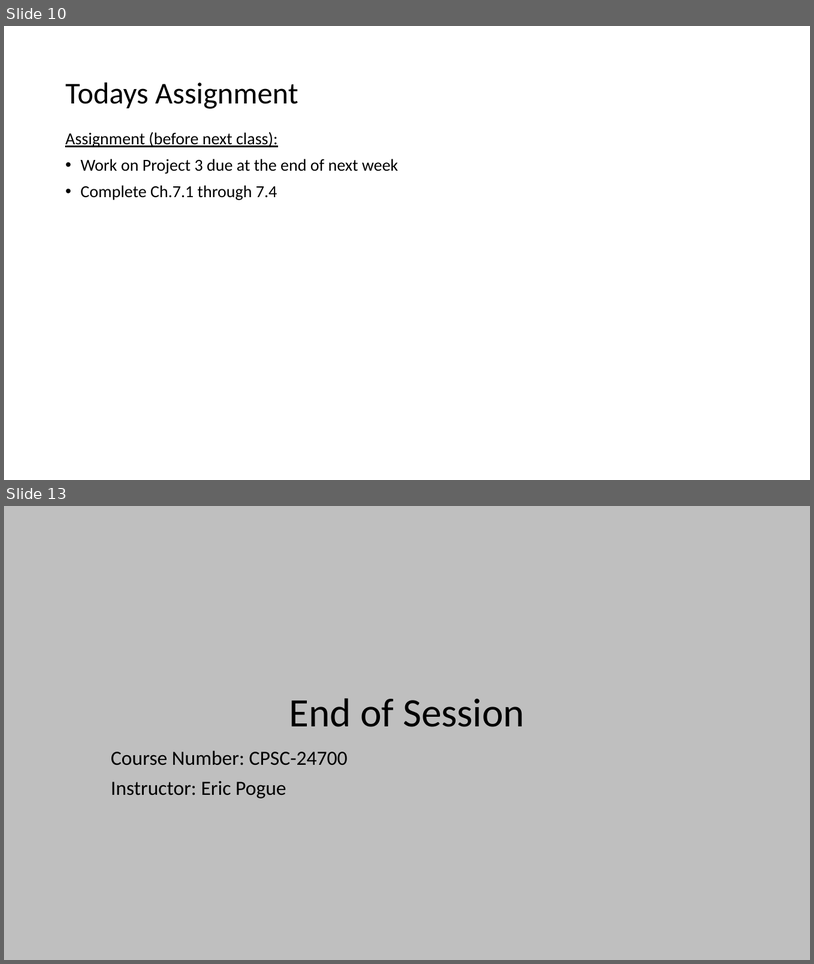
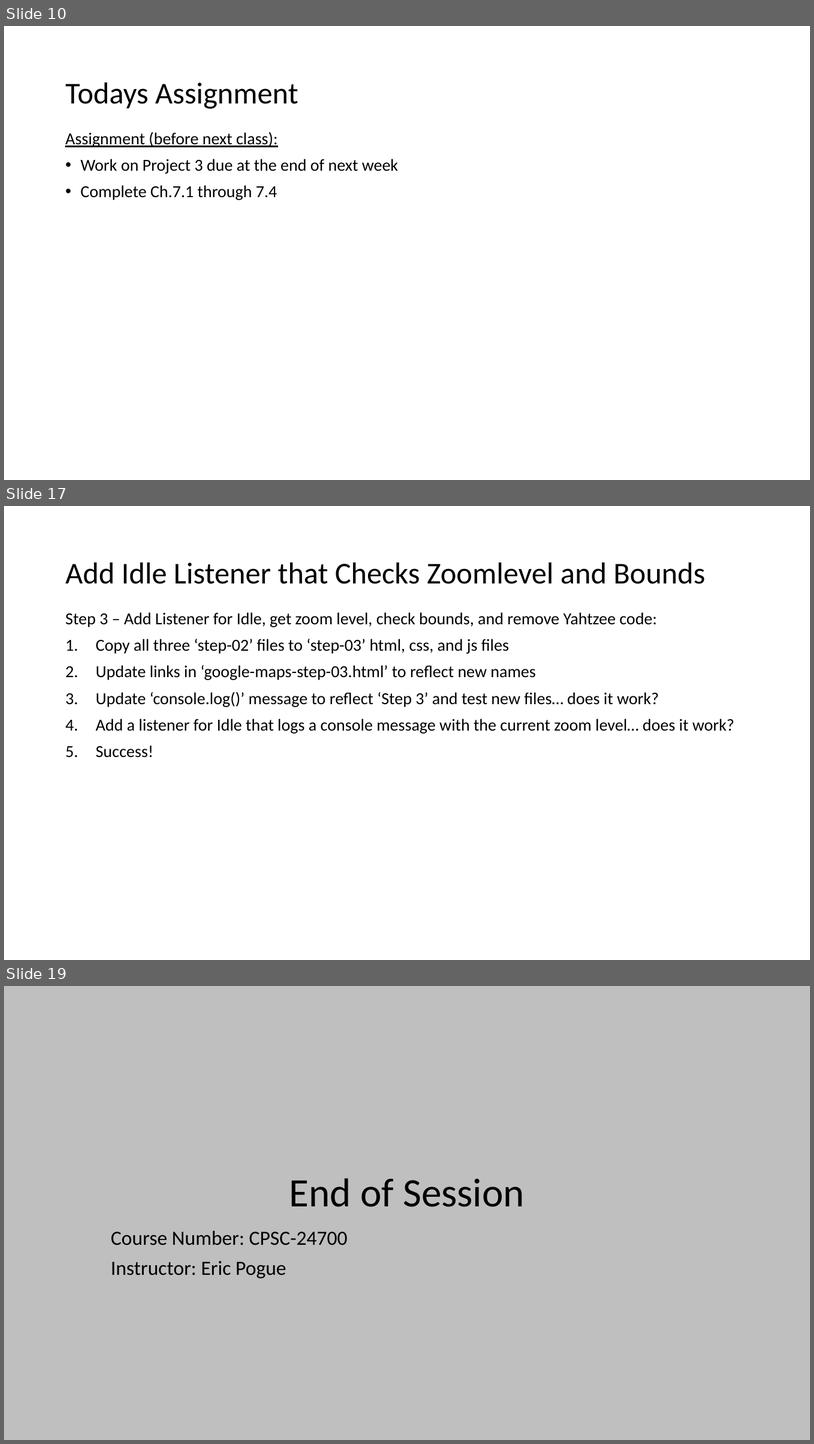
Before and after one commit to EricJPogue/www-epogue-info, a slide deck: CPSC-24700/Presentations/session-21.pptx. Shown one above the other, each under a label of ours: slides 10 and 13 before the commit, slides 10, 17 and 19 after it; the slides between them are not shown. The pictures are 814x964 and 814x1444 pixels, drawn with LibreOffice and Linux fonts; fonts in the diff are those of the drawing; background and template pictures are left out. Boxes give left, top, right and bottom in pixels: in the first picture for what was removed or moved away, otherwise in the second. Text is boxed around its words. In the diff, an @@ line names an element or a change of style, - is before the commit and + after.

Commit message:
Update session 21 documents and add google-maps-lite.

```diff
--- a/CPSC-24700/Presentations/session-21.pptx
+++ b/CPSC-24700/Presentations/session-21.pptx
@@ slide 17 added at bbox=[4, 506, 810, 960], background #FFFFFF @@
@@ title added at bbox=[65, 562, 705, 584], 36 pt, text #000000 @@
+Add Idle Listener that Checks Zoomlevel and Bounds
@@ text added at bbox=[65, 612, 735, 757], 20 pt, text #000000 @@
+Step 3 – Add Listener for Idle, get zoom level, check bounds, and remove Yahtzee code:
+1. Copy all three ‘step-02’ files to ‘step-03’ html, css, and js files
+2. Update links in ‘google-maps-step-03.html’ to reflect new names
+3. Update ‘console.log()’ message to reflect ‘Step 3’ and test new files… does it work?
+4. Add a listener for Idle that logs a console message with the current zoom level… does it work?
+5. Success!
@@ what was slide 13 is now slide 19 @@
```
Also in this commit, not shown: 2 slides changed, 6 other slides added, 1 slide removed, 4 other files.
